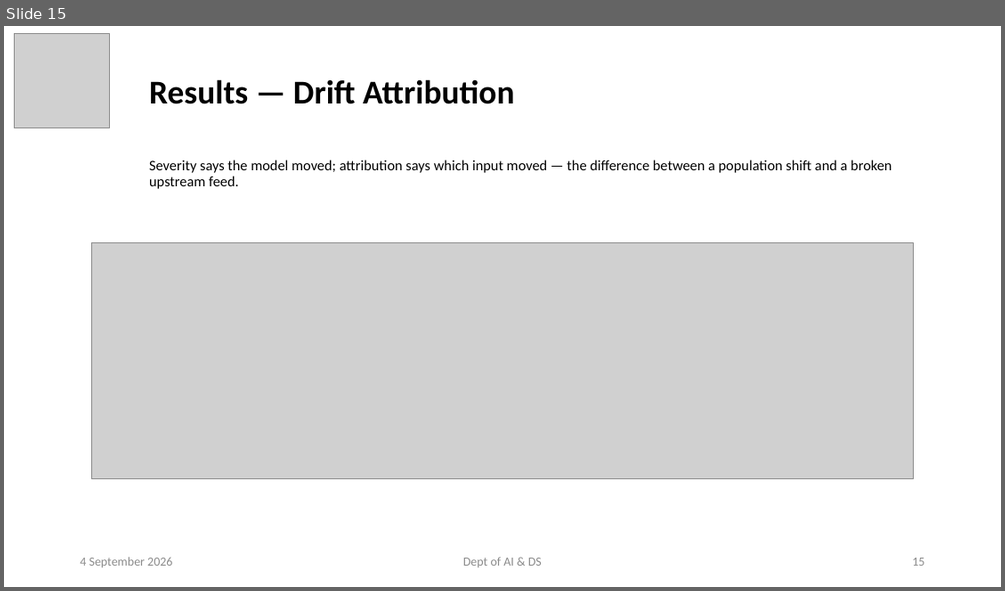
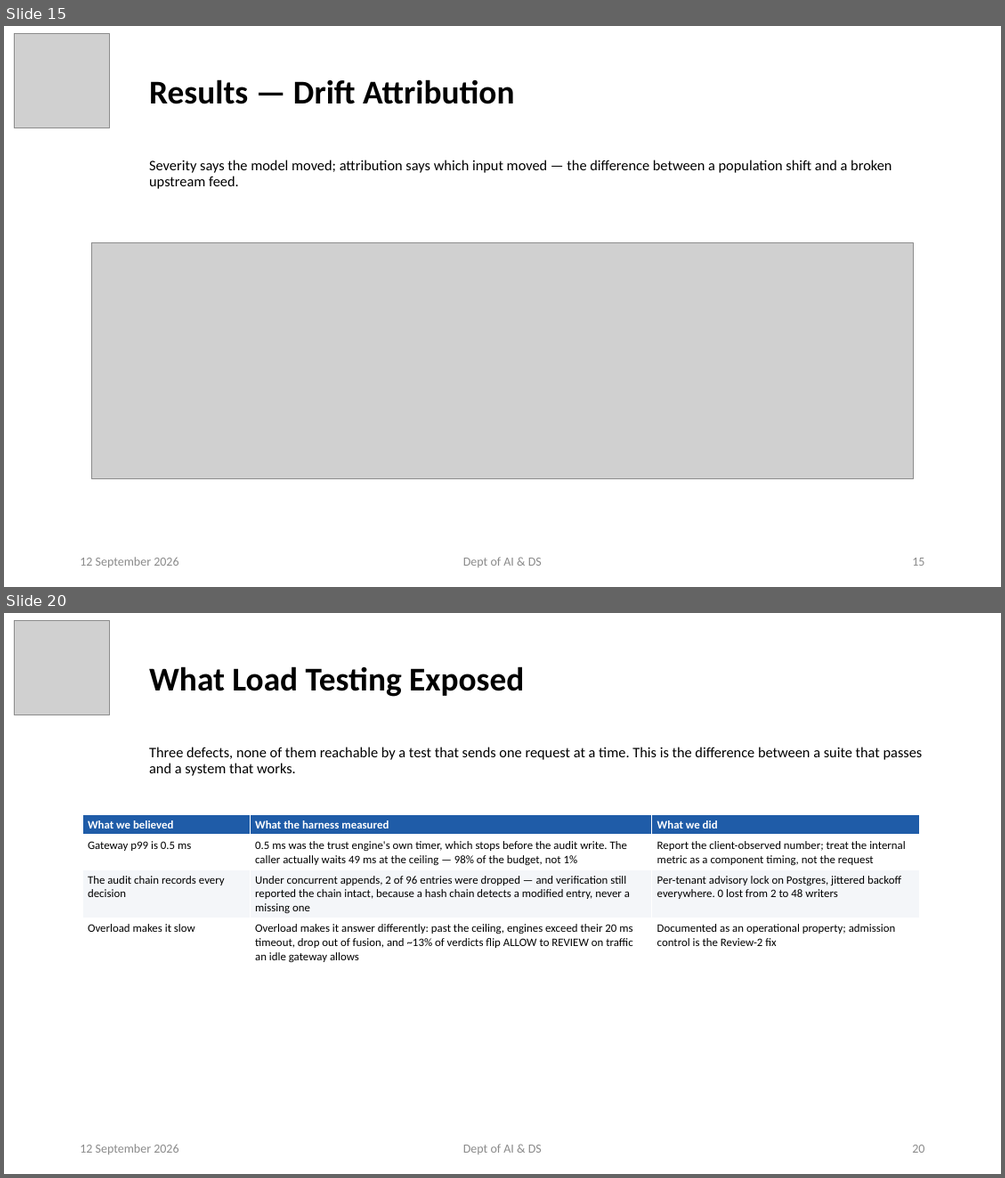
Before and after one commit to ayushpandey0201/custos, a slide deck: docs/presentations/Custos_Phase2_Review1.pptx. Shown one above the other, each under a label of ours: slide 15 before the commit, slides 15 and 20 after it; the slides between them are not shown. The pictures are 1005x591 and 1005x1178 pixels, drawn with LibreOffice and Linux fonts; fonts in the diff are those of the drawing; grey boxes stand for pictures. Boxes give left, top, right and bottom in pixels: in the first picture for what was removed or moved away, otherwise in the second. Text is boxed around its words. In the diff, an @@ line names an element or a change of style, - is before the commit and + after.

```diff
--- a/docs/presentations/Custos_Phase2_Review1.pptx
+++ b/docs/presentations/Custos_Phase2_Review1.pptx
@@ slide 20 added at [4, 613, 1001, 1174], background #FFFFFF @@
@@ picture added at [15, 620, 109, 714] @@
@@ title added at [149, 666, 524, 697], 32 pt, text #000000, bold @@
+What Load Testing Exposed
@@ subtitle added at [149, 747, 922, 776], 14 pt, text #000000 @@
+Three defects, none of them reachable by a test that sends one request at a time. This is the difference between a suite that passes and a system that works.
@@ table added at [82, 815, 920, 966], 4 rows, 3 columns @@
+What we believed | What the harness measured | What we did
+Gateway p99 is 0.5 ms | 0.5 ms was the trust engine's own timer, which stops before the audit write. The caller actually waits 49 ms at the ceiling — 98% of the budget, not 1% | Report the client-observed number; treat the internal metric as a component timing, not the request
+The audit chain records every decision | Under concurrent appends, 2 of 96 entries were dropped — and verification still reported the chain intact, because a hash chain detects a modified entry, never a missing one | Per-tenant advisory lock on Postgres, jittered backoff everywhere. 0 lost from 2 to 48 writers
+Overload makes it slow | Overload makes it answer differently: past the ceiling, engines exceed their 20 ms timeout, drop out of fusion, and ~13% of verdicts flip ALLOW to REVIEW on traffic an idle gateway allows | Documented as an operational property; admission control is the Review-2 fix
@@ text added at [80, 1143, 178, 1154], 12 pt, text #8C8C8C @@
+12 September 2026
@@ text added at [463, 1143, 542, 1154], 12 pt, text #8C8C8C @@
+Dept of AI & DS
@@ page number added at [912, 1144, 924, 1152], 12 pt, text #8C8C8C @@
+20
@@ slide 15 changed as well @@
@@ text at [80, 556, 178, 567]: text changed @@
-4 September 2026
+12 September 2026
```
Also in this commit, not shown: 15 other slides changed, 5 other slides added, 18 other files.
